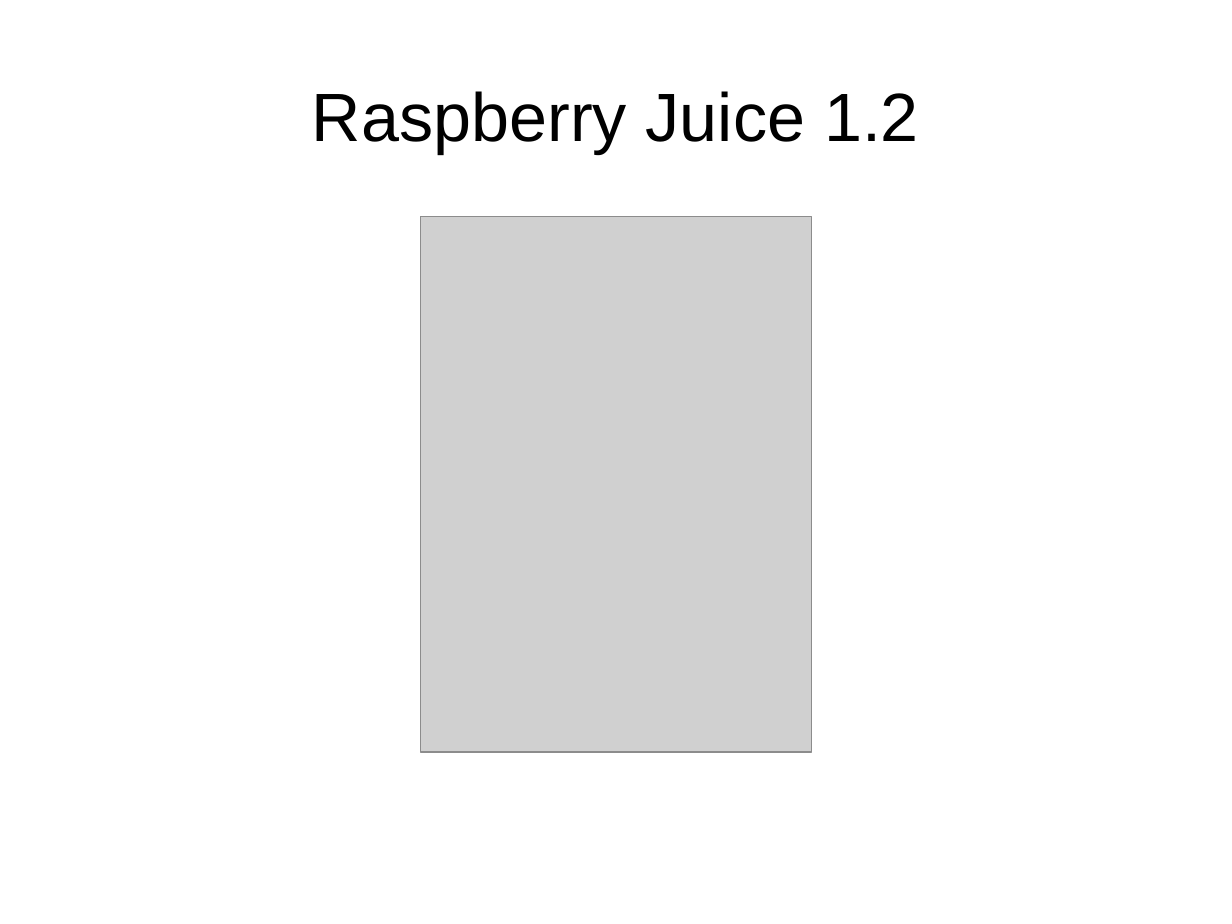
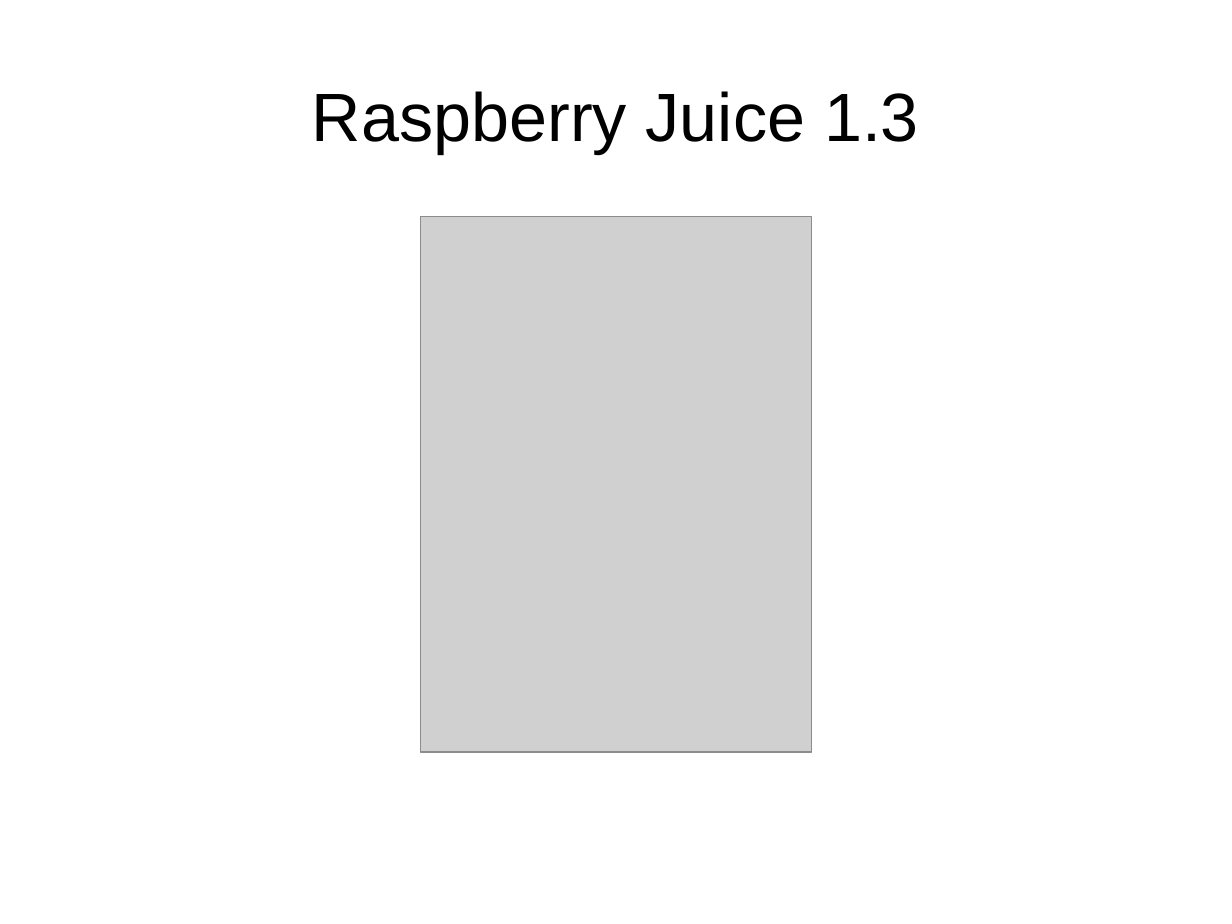
Before and after one commit to DiegoAscanio/minecraft-python, a slide deck: slide 17 of python-minecraft.odp (slide 16 before the commit). Drawn at 1232x924 pixels with LibreOffice and Linux fonts; fonts in the diff are those of the drawing; grey boxes stand for pictures. Boxes give left, top, right and bottom in pixels: in the first picture for what was removed or moved away, otherwise in the second. Text is boxed around its words. In the diff, an @@ line names an element or a change of style, - is before the commit and + after.

```diff
--- a/python-minecraft.odp
+++ b/python-minecraft.odp
@@ title at bbox=[312, 91, 919, 153]: text changed @@
-Raspberry Juice 1.2
+Raspberry Juice 1.3
```
Also in this commit, not shown: 5 other slides changed, 18 slides added, 2 other files.
